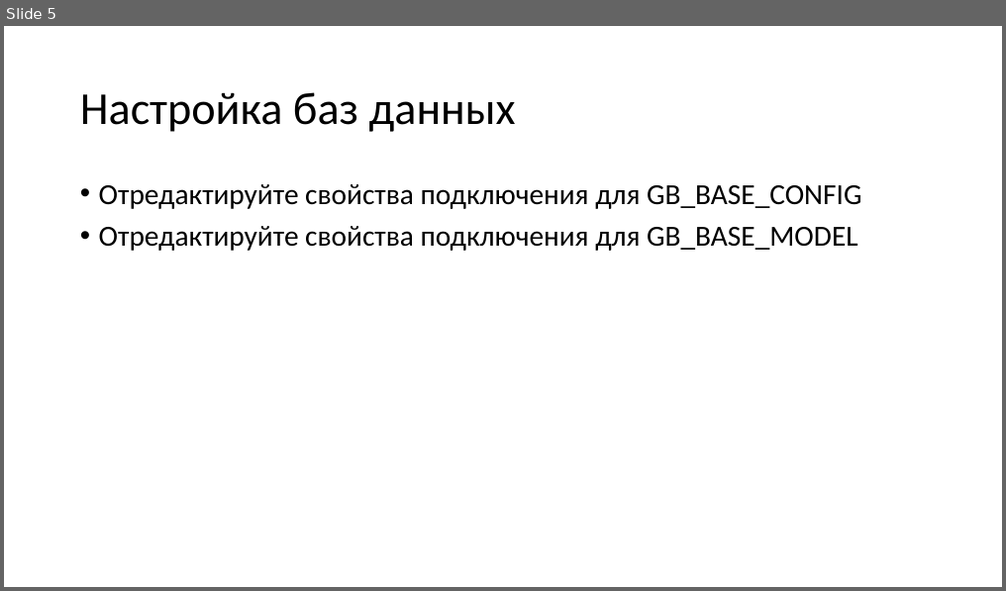
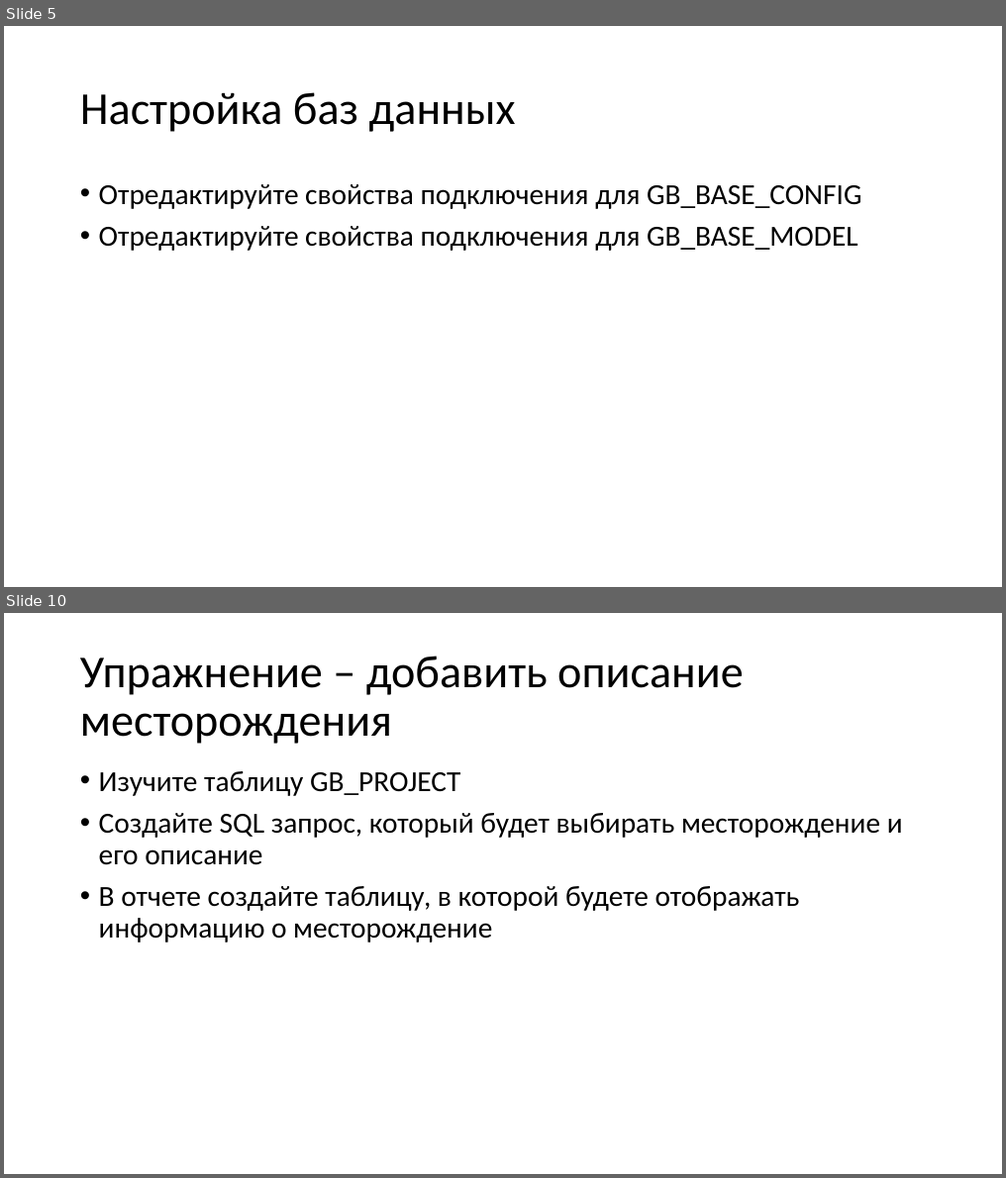
Before and after one commit to dmitriykuptsov/SQL, a slide deck: GB.pptx. Shown one above the other, each under a label of ours: slide 5 before the commit, slides 5 and 10 after it; the slides between them are not shown. The pictures are 1006x591 and 1006x1178 pixels, drawn with LibreOffice and Linux fonts; fonts in the diff are those of the drawing. Boxes give left, top, right and bottom in pixels: in the first picture for what was removed or moved away, otherwise in the second. Text is boxed around its words. In the diff, an @@ line names an element or a change of style, - is before the commit and + after.

```diff
--- a/GB.pptx
+++ b/GB.pptx
@@ slide 10 added at <box>4,613,1002,1174</box>, background #FFFFFF @@
@@ title added at <box>80,656,743,744</box>, 44 pt, text #000000 @@
+Упражнение – добавить описание месторождения
@@ text added at <box>99,771,903,943</box>, 28 pt, text #000000 @@
+• Изучите таблицу GB_PROJECT
+• Создайте SQL запрос, который будет выбирать месторождение и его описание
+• В отчете создайте таблицу, в которой будете отображать информацию о месторождение
```
Also in this commit, not shown: 1 slide changed, 6 other slides added, 1 slide removed.
